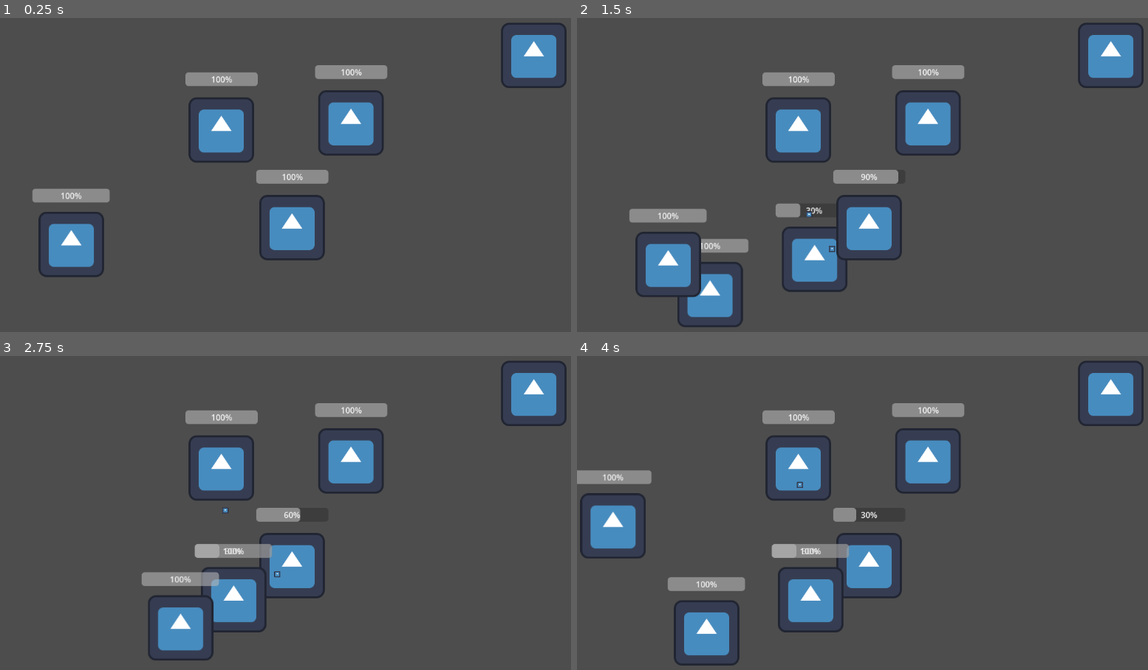
Above: before the commit, frames 1-4 (two rows, left to right).
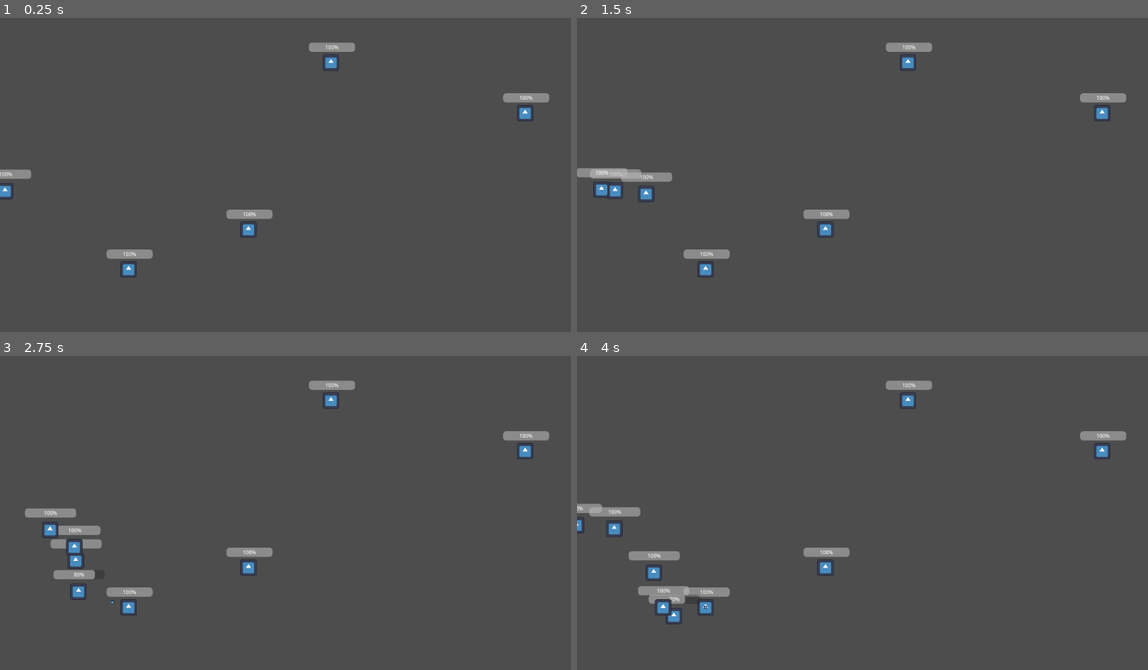
Above: after the commit, the same moments.

Repository: TheSmileyDroid/gunslingers
Game: Godot game, scene res://scenes/game.tscn
The game is run twice, just before and just after one commit, with the same random seed, the same clock (stepped at 60 frames per second) and the same inputs. The engine's default icon, where the game draws it, is replaced by a stand-in: a white triangle on a blue panel in a dark square.
Inputs:
- Up to frame 1 (0.25 s): no input
- Up to frame 2 (1.5 s): tap Enter (ui_accept) at 0.5, 0.77 s
- Up to frame 3 (2.75 s): tap Enter (ui_accept) at 1.52 s
- Up to frame 4 (4 s): tap Enter (ui_accept) at 3.02, 3.77 s

The runs differ from the first frame. In frame 1, 11% of the frame differs, in the area x 0-100%, y 1-83%; in frame 2, 14%; in frame 3, 13%; in frame 4, 14%, in the area x 0-100%, y 1-99%.

Commit message:
feat: Adiciona nova classe Character e refatora lógica de inimigos e torres para utilizar a nova estrutura de ataque

Diff:
--- a/resources/character_stats.gd
+++ b/resources/character_stats.gd
@@ -3,3 +3,5 @@
 @export var health: int = 100
 @export var damage: int = 10
 @export var speed: float = 100.0
+@export var fire_rate: float = 1.0
+@export var strategy: AttackComponent.Strategy = AttackComponent.Strategy.first
--- a/scenes/enemies/rat.tscn
+++ b/scenes/enemies/rat.tscn
@@ -11,16 +11,19 @@
 script = ExtResource("2_cn5j0")
 health = 100
 damage = 10
-speed = 400.0
+speed = 100.0
+fire_rate = 1.0
+strategy = 0
 
 [sub_resource type="CircleShape2D" id="CircleShape2D_gxeas"]
-radius = 68.0661
+radius = 17.0294
 
 [node name="Rat" type="Area2D"]
 script = ExtResource("1_gxr76")
 stats = SubResource("Resource_os2yj")
 
 [node name="Icon" type="Sprite2D" parent="."]
+scale = Vector2(0.25, 0.25)
 texture = ExtResource("1_u0ea7")
 
 [node name="AttackComponent" type="Node" parent="."]
@@ -32,8 +35,9 @@
 [node name="CollisionShape2D" type="CollisionShape2D" parent="."]
 shape = SubResource("CircleShape2D_gxeas")
 
-[node name="HP" type="ProgressBar" parent="."]
-offset_left = -76.0
-offset_top = -109.0
-offset_right = 75.0
-offset_bottom = -82.0
+[node name="HPBar" type="ProgressBar" parent="."]
+offset_left = -49.0
+offset_top = -42.0
+offset_right = 51.0
+offset_bottom = -24.0
+theme_override_font_sizes/font_size = 10
--- a/scenes/levels/test.tscn
+++ b/scenes/levels/test.tscn
@@ -10,7 +10,9 @@
 script = ExtResource("2_i04ou")
 health = 100
 damage = 10
-speed = 900.0
+speed = 100.0
+fire_rate = 1.0
+strategy = 0
 
 [sub_resource type="Resource" id="Resource_k32ro"]
 resource_local_to_scene = true
@@ -18,6 +20,8 @@
 health = 100
 damage = 10
 speed = 100.0
+fire_rate = 1.0
+strategy = 1
 
 [sub_resource type="Resource" id="Resource_4kbuw"]
 resource_local_to_scene = true
@@ -25,6 +29,8 @@
 health = 100
 damage = 10
 speed = 100.0
+fire_rate = 0.1
+strategy = 0
 
 [sub_resource type="Resource" id="Resource_7yc7v"]
 resource_local_to_scene = true
@@ -32,6 +38,8 @@
 health = 100
 damage = 10
 speed = 100.0
+fire_rate = 1.0
+strategy = 0
 
 [sub_resource type="Resource" id="Resource_c8u43"]
 resource_local_to_scene = true
@@ -39,6 +47,8 @@
 health = 100
 damage = 10
 speed = 100.0
+fire_rate = 1.0
+strategy = 0
 
 [sub_resource type="Curve2D" id="Curve2D_rnidg"]
 _data = {
@@ -54,19 +64,19 @@
 stats = SubResource("Resource_0d551")
 
 [node name="Gunslinger2" parent="." instance=ExtResource("2_inges")]
-position = Vector2(570, 419)
+position = Vector2(485, 423)
 stats = SubResource("Resource_k32ro")
 
 [node name="Gunslinger3" parent="." instance=ExtResource("2_inges")]
-position = Vector2(432, 228)
+position = Vector2(251, 501)
 stats = SubResource("Resource_4kbuw")
 
 [node name="Gunslinger4" parent="." instance=ExtResource("2_inges")]
-position = Vector2(1042, 82)
+position = Vector2(1025, 195)
 stats = SubResource("Resource_7yc7v")
 
 [node name="Gunslinger" parent="." instance=ExtResource("2_inges")]
-position = Vector2(685, 214)
+position = Vector2(646, 96)
 stats = SubResource("Resource_c8u43")
 
 [node name="Path2D" type="Path2D" parent="."]
--- a/scenes/projectile.tscn
+++ b/scenes/projectile.tscn
@@ -8,5 +8,5 @@
 speed = 1000.0
 
 [node name="Sprite2D" type="Sprite2D" parent="."]
-scale = Vector2(0.09375, 0.09375)
+scale = Vector2(0.05, 0.05)
 texture = ExtResource("1_q7g7i")
--- a/scenes/towers/gunslinger.tscn
+++ b/scenes/towers/gunslinger.tscn
@@ -13,18 +13,21 @@
 health = 100
 damage = 10
 speed = 100.0
+fire_rate = 0.1
+strategy = 0
 
 [sub_resource type="CircleShape2D" id="CircleShape2D_76byv"]
-radius = 68.593
+radius = 15.0333
 
 [sub_resource type="CircleShape2D" id="CircleShape2D_7dkw0"]
-radius = 200.0
+radius = 100.0
 
 [node name="Gunslinger" type="Area2D"]
 script = ExtResource("1_8pf0t")
 stats = SubResource("Resource_df3ar")
 
 [node name="Icon" type="Sprite2D" parent="."]
+scale = Vector2(0.25, 0.25)
 texture = ExtResource("1_kpubj")
 
 [node name="HealthComponent" type="Node" parent="."]
@@ -33,15 +36,17 @@
 [node name="AttackComponent" type="Node" parent="."]
 script = ExtResource("3_jujtn")
 fire_rate = 0.2
+strategy = 1
 
 [node name="CollisionShape2D" type="CollisionShape2D" parent="."]
 shape = SubResource("CircleShape2D_76byv")
 
 [node name="HPBar" type="ProgressBar" parent="."]
-offset_left = -70.0
-offset_top = -113.0
-offset_right = 71.0
-offset_bottom = -86.0
+offset_left = -43.0
+offset_top = -39.0
+offset_right = 47.0
+offset_bottom = -21.0
+theme_override_font_sizes/font_size = 10
 
 [node name="AttackRangeComponent" type="Node2D" parent="."]
 script = ExtResource("6_0fktm")
--- /dev/null
+++ b/scripts/character.gd
@@ -0,0 +1,40 @@
+extends Area2D
+class_name Character
+
+@export var stats: CharacterStats
+var health_component: HealthComponent
+var attack_component: AttackComponent
+var attack_range_component: AttackRangeComponent
+var hp_bar: ProgressBar
+
+func _ready():
+    if has_node("HealthComponent"):
+        health_component = get_node("HealthComponent")
+        health_component.max_health = stats.health
+    if has_node("HPBar"):
+        hp_bar = get_node("HPBar")
+        hp_bar.max_value = stats.health
+    if has_node("AttackComponent"):
+        attack_component = get_node("AttackComponent")
+        attack_component.damage = stats.damage
+        attack_component.fire_rate = stats.fire_rate
+        attack_component.strategy = stats.strategy
+    if has_node("AttackRangeComponent"):
+        attack_range_component = get_node("AttackRangeComponent")
+        attack_range_component.area2d.area_entered.connect(_on_area_entered)
+        attack_range_component.area2d.area_exited.connect(_on_area_exited)
+    else:
+        if has_signal("area_entered"):
+            area_entered.connect(_on_area_entered)
+        if has_signal("area_exited"):
+            area_exited.connect(_on_area_exited)
+
+func _physics_process(_delta):
+    if health_component and hp_bar:
+        hp_bar.value = health_component.current_health
+
+func _on_area_entered(_body):
+    pass
+
+func _on_area_exited(_body):
+    pass
--- a/scripts/enemy.gd
+++ b/scripts/enemy.gd
@@ -1,26 +1,16 @@
-extends Area2D
+extends Character
 
-@export var stats: CharacterStats
-var health_component: HealthComponent
-var attack_component: AttackComponent
 var path = null
 var path_index: int = 0
-@onready var hp_bar: ProgressBar = get_node("HP")
 
 func _ready():
 	add_to_group("rats")
-	health_component = get_node("HealthComponent")
-	attack_component = get_node("AttackComponent")
-	health_component.max_health = stats.health
-	hp_bar.max_value = stats.health
-	attack_component.damage = stats.damage
-	area_entered.connect(_on_Rat_body_entered)
-	area_exited.connect(_on_Rat_body_exited)
+	super()
 	if get_parent().has_node("Path2D"):
 		path = get_parent().get_node("Path2D").curve
 
 func _physics_process(delta):
-	hp_bar.value = health_component.current_health
+	super._physics_process(delta)
 	move_along_path(delta)
 
 func move_along_path(delta):
@@ -30,7 +20,7 @@
 		var point = path.get_point_position(path_index)
 		var direction = (point - global_position).normalized()
 		position += direction * stats.speed * delta
-		if global_position.distance_to(point) < 50:
+		if global_position.distance_to(point) < 10:
 			path_index += 1
 	else:
 		reach_end()
@@ -39,10 +29,10 @@
 	if path:
 		queue_free()
 
-func _on_Rat_body_entered(body):
+func _on_area_entered(body):
 	if body.is_in_group("gunslingers"):
 		attack_component.targets.append(body)
 
-func _on_Rat_body_exited(body):
+func _on_area_exited(body):
 	if body.is_in_group("gunslingers"):
 		attack_component.targets.erase(body)
--- a/scripts/tower.gd
+++ b/scripts/tower.gd
@@ -1,37 +1,14 @@
-extends Area2D
+extends Character
 
-@export var stats: CharacterStats
-var health_component: HealthComponent
-var attack_component: AttackComponent
-var attack_range_component: AttackRangeComponent
-@onready var hp_bar: ProgressBar = get_node("HPBar")
 
 func _ready():
 	add_to_group("gunslingers")
-	health_component = get_node("HealthComponent")
-	attack_component = get_node("AttackComponent")
-	attack_range_component = get_node("AttackRangeComponent")
-	health_component.max_health = stats.health
-	attack_component.damage = stats.damage
-	hp_bar.max_value = stats.health
+	super()
 
-	if not attack_range_component:
-		area_entered.connect(_on_Gunslinger_body_entered)
-		area_exited.connect(_on_Gunslinger_body_exited)
-	if attack_range_component:
-		attack_range_component.area2d.area_entered.connect(_on_Gunslinger_body_entered)
-		attack_range_component.area2d.area_exited.connect(_on_Gunslinger_body_exited)
-
-
-func _physics_process(_delta: float) -> void:
-	hp_bar.value = health_component.current_health
-
-func _on_Gunslinger_body_entered(body):
-	print_debug("Range entered")
+func _on_area_entered(body):
 	if body.is_in_group("rats"):
 		attack_component.targets.append(body)
 
-func _on_Gunslinger_body_exited(body):
-	print_debug("Range exited")
+func _on_area_exited(body):
 	if body.is_in_group("rats"):
 		attack_component.targets.erase(body)
